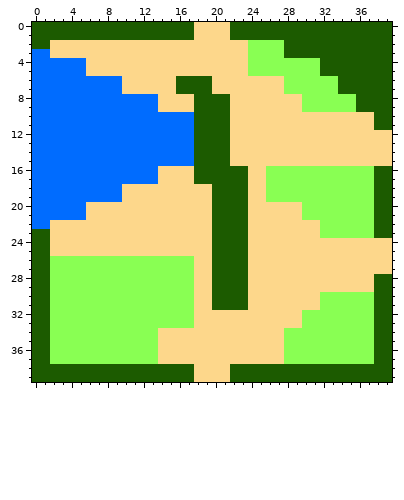
A pixel-art sprite gets an edit: res/levels/spawn.png. The first picture shows the starting point.
The file is 40x40 pixels. Colours within 5 levels of each other are drawn and written as one.
After the commit:
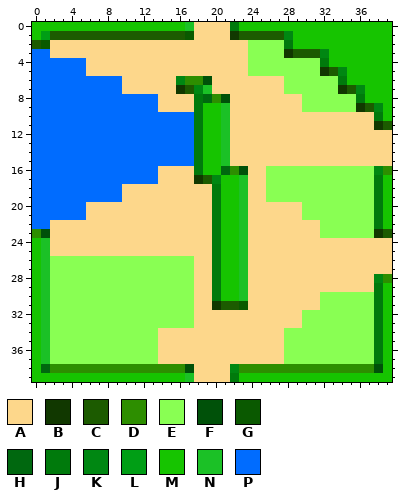
Palette (. is transparent): A #fdd78b  B #113800  C #1c5b00  D #2d8e00  E #89ff53  F #005109  G #0a5900  H #00680f  J #007a0c  K #008712  L #009e15  M #16c400  N #1bc126  P #006cff
Edits made:
Changed rows in their new state; - is an unchanged pixel.
first column x 0:
 0 MMMMMMMMMMMMMMMMMN----JMMMMMMMMMMMMMMMMM
 1 ML---------------G----B-----KMMMMMMMMMMM
 2 -G--------------------------JMMMMMMMMMMM
 3 ----------------------------B---KMMMMMMM
 4 --------------------------------JMMMMMMM
 5 --------------------------------B-KMMMMM
 6 ----------------KDDF--------------JMMMMM
 7 ----------------B-KN--------------B-KMMM
 8 ------------------JHDF--------------JMMM
 9 ------------------JMMN--------------B-KM
10 ------------------JMMN----------------JM
11 ------------------JMMN----------------B-
12 ------------------JMMN------------------
13 ------------------JMMN------------------
14 ------------------JMMN------------------
15 ------------------JMMN------------------
16 ------------------JMMHDF--------------KD
17 ------------------B-KMMN--------------JM
18 --------------------JMMN--------------JM
19 --------------------JMMN--------------JM
20 --------------------JMMN--------------JM
21 --------------------JMMN--------------JM
22 --------------------JMMN--------------JM
23 DF------------------JMMN--------------B-
24 MN------------------JMMN----------------
25 MN------------------JMMN----------------
26 MN------------------JMMN----------------
27 MN------------------JMMN----------------
28 MN------------------JMMN--------------KD
29 MN------------------JMMN--------------JM
30 MN------------------JMMN--------------JM
31 MN------------------B--G--------------JM
32 MN------------------------------------JM
33 MN------------------------------------JM
34 MN------------------------------------JM
35 MN------------------------------------JM
36 MN------------------------------------JM
37 MN------------------------------------JM
38 MHDDDDDDDDDDDDDDDF----KDDDDDDDDDDDDDDDFM
39 MMMMMMMMMMMMMMMMMN----JMMMMMMMMMMMMMMMMM
